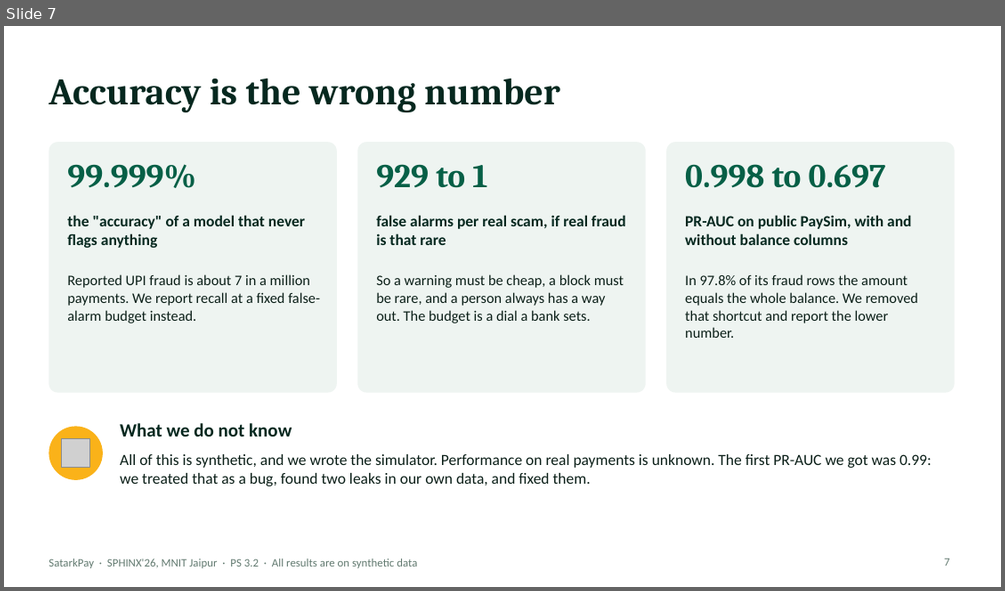
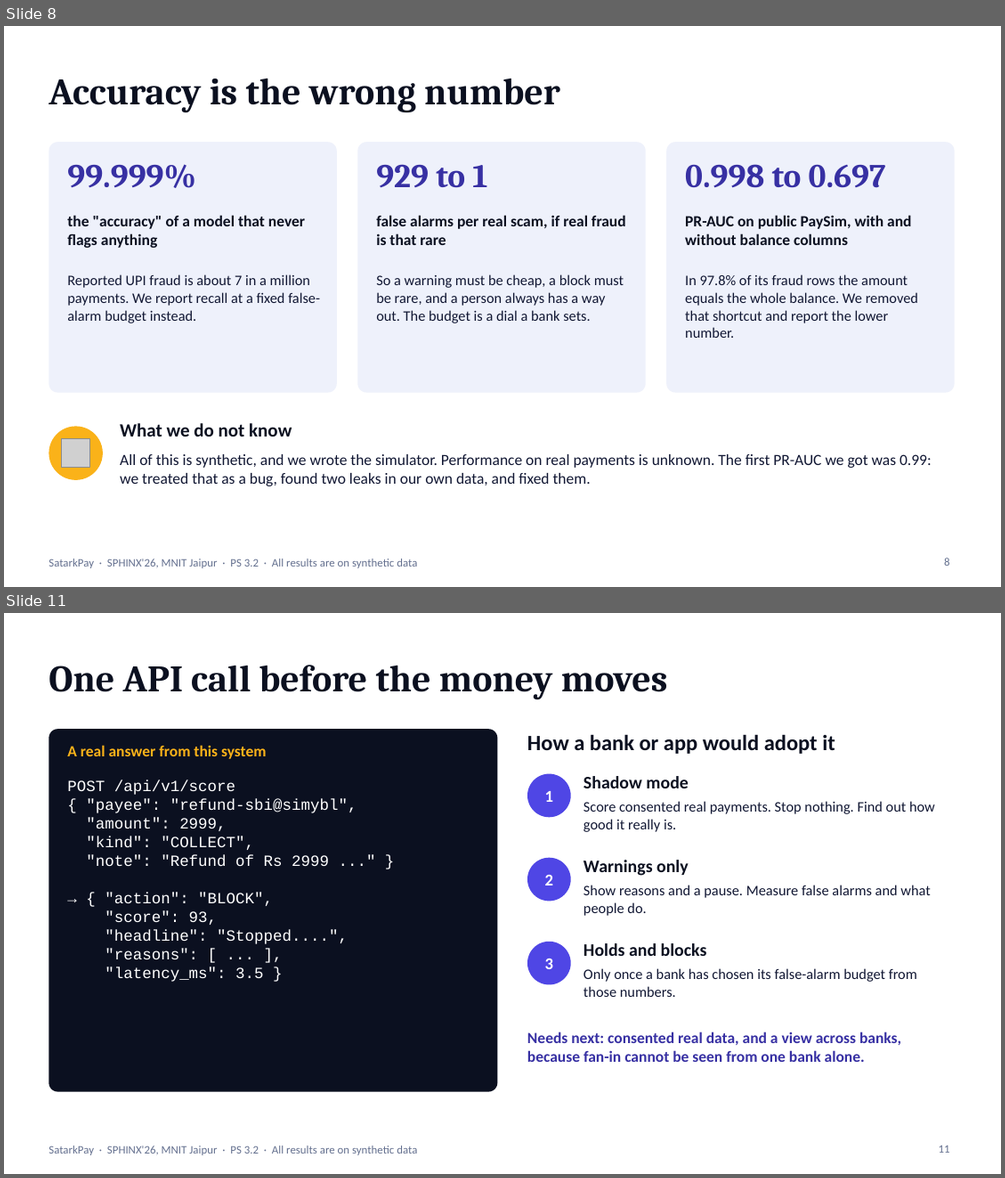
Before and after one commit to ajayyadav432/SatarkPay, a slide deck: docs/SatarkPay_Pitch.pptx. Shown one above the other, each under a label of ours: slide 7 before the commit, slides 8 and 11 after it; the slides between them are not shown. The pictures are 1005x591 and 1005x1178 pixels, drawn with LibreOffice and Linux fonts; fonts in the diff are those of the drawing; grey boxes stand for pictures. Boxes give left, top, right and bottom in pixels: in the first picture for what was removed or moved away, otherwise in the second. Text is boxed around its words. In the diff, an @@ line names an element or a change of style, - is before the commit and + after.

Commit message:
Stronger pitch: story first, new look, adoption plan, one-minute version
- Deck matches the logo and app colours, with fresh screens
- New slides: the story, why this is different, a real API answer with an adoption plan, a closing slide with the link
- Demo script gains a one-minute pitch

```diff
--- a/docs/SatarkPay_Pitch.pptx
+++ b/docs/SatarkPay_Pitch.pptx
@@ slide 11 added at (4, 613, 1001, 1174), background #FFFFFF; not listed: 1 template element that a slide beside it also shows @@
@@ title added at (48, 665, 668, 700), 36 pt, text #0B1020, bold @@
+One API call before the money moves
@@ rounded rectangle added at (48, 729, 498, 1092), fill #0B1020 @@
@@ text added at (67, 745, 267, 759), 15 pt, text #FAB219, bold @@
+A real answer from this system
@@ text added at (527, 734, 834, 754), 21 pt, text #0B1020, bold @@
+How a bank or app would adopt it
@@ text added at (67, 780, 357, 981), 15 pt, text #FFFFFF @@
+POST /api/v1/score
+{ "payee": "refund-sbi@simybl",
+"amount": 2999,
+"kind": "COLLECT",
+"note": "Refund of Rs 2999 ..." }
+→ { "action": "BLOCK",
+"score": 93,
+"headline": "Stopped....",
+"reasons": [ ... ],
+"latency_ms": 3.5 }
@@ ellipse added at (527, 774, 571, 817), fill #4F46E5 @@
@@ text added at (545, 791, 553, 802), 16 pt, text #FFFFFF, bold @@
+1
@@ text added at (583, 776, 688, 788), 17 pt, text #0B1020, bold @@
+Shadow mode
@@ text added at (583, 801, 935, 832), 14 pt, text #111733 @@
+Score consented real payments. Stop nothing. Find out how good it really is.
@@ ellipse added at (527, 858, 571, 900), fill #4F46E5 @@
@@ text added at (545, 875, 553, 885), 16 pt, text #FFFFFF, bold @@
+2
@@ text added at (583, 860, 688, 876), 17 pt, text #0B1020, bold @@
+Warnings only
@@ text added at (583, 884, 930, 916), 14 pt, text #111733 @@
+Show reasons and a pause. Measure false alarms and what people do.
@@ ellipse added at (527, 941, 571, 985), fill #4F46E5 @@
@@ text added at (545, 958, 553, 969), 16 pt, text #FFFFFF, bold @@
+3
@@ text added at (583, 943, 707, 956), 17 pt, text #0B1020, bold @@
+Holds and blocks
@@ text added at (583, 968, 917, 997), 14 pt, text #111733 @@
+Only once a bank has chosen its false-alarm budget from those numbers.
@@ text added at (527, 1031, 901, 1062), 15 pt, text #3730A3, bold @@
+Needs next: consented real data, and a view across banks, because fan-in cannot be seen from one bank alone.
@@ page number added at (938, 1145, 950, 1152), 11 pt, text #64708F @@
+11
@@ what was slide 7 is now slide 8 @@
@@ slide 8 changed as well @@
@@ fill #EEF4F1 to #EEF1FB in 3 elements at (48, 142, 337, 393), (357, 142, 646, 393), (666, 142, 955, 393) @@
@@ text colour #065F46 to #3730A3 in 3 elements at (67, 164, 196, 188), (376, 164, 487, 188), (685, 164, 886, 188) @@
@@ text colour #06281F to #0B1020 in 5 elements at (48, 78, 560, 113), (67, 215, 305, 248), (376, 215, 626, 245), (685, 215, 911, 245), (120, 423, 291, 436) @@
@@ text colour #0B1F18 to #111733 in 4 elements at (67, 274, 320, 323), (376, 274, 623, 323), (685, 274, 918, 338), (120, 454, 931, 486) @@
@@ text "SatarkPay · SPHINX'26, MNIT Jaipur ..." at (48, 558, 417, 568): text colour #627A70 to #64708F @@
@@ page number at (944, 557, 949, 565): text changed; text colour #627A70 to #64708F @@
-7
+8
```
Also in this commit, not shown: 7 other slides changed, 3 other slides added, 1 slide removed, 1 other file.
